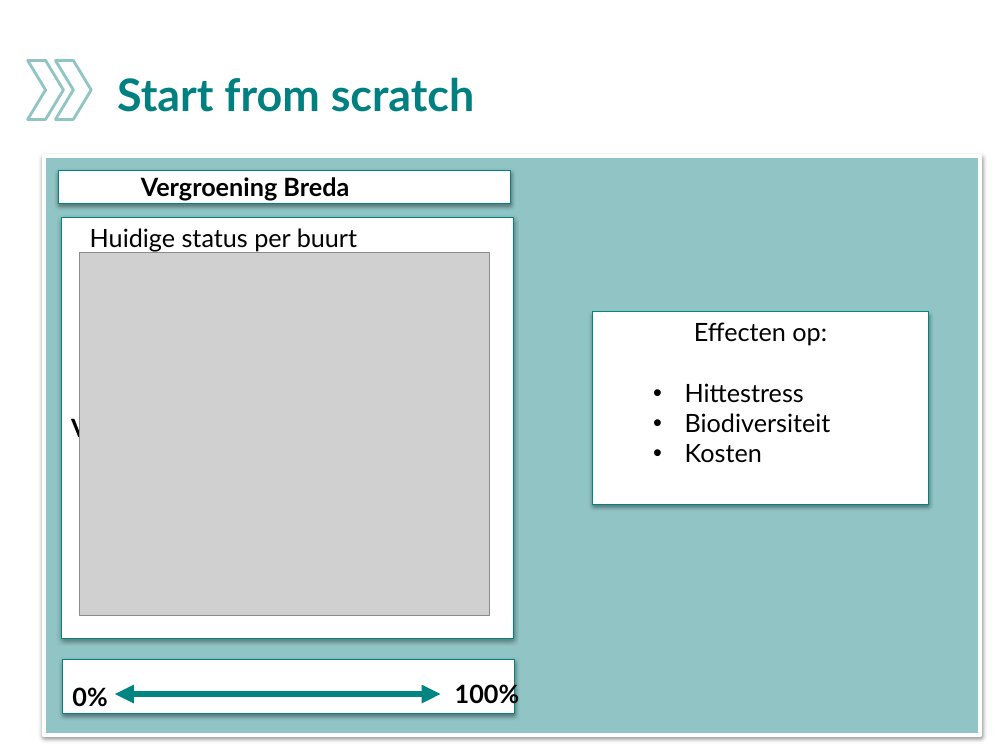
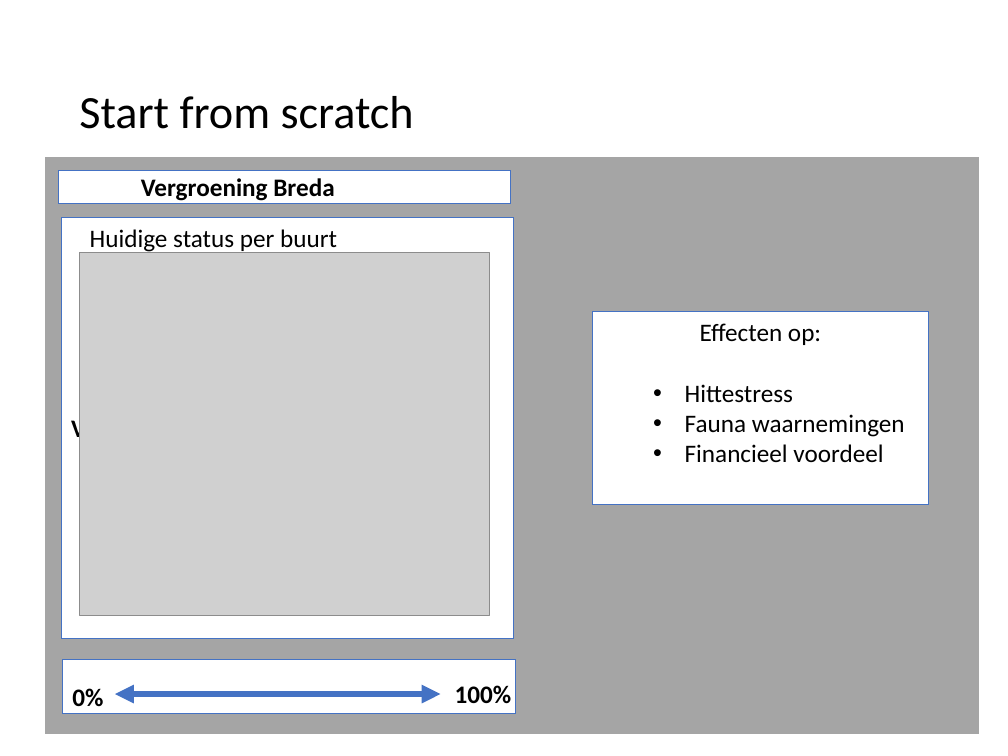
Before and after one commit to esquire900/hackaton-2020, a slide deck: slide 5 of presentatie.pptx. Drawn at 1008x756 pixels with LibreOffice and Linux fonts; fonts in the diff are those of the drawing; grey boxes stand for pictures; background and template pictures are left out. Boxes give left, top, right and bottom in pixels: in the first picture for what was removed or moved away, otherwise in the second. Text is boxed around its words. In the diff, an @@ line names an element or a change of style, - is before the commit and + after.

```diff
--- a/presentatie.pptx
+++ b/presentatie.pptx
@@ title "Start from scratch": place and size @@
-title "Start from scratch" at [117, 77, 475, 112]
+title "Start from scratch" at [79, 96, 414, 129]
@@ title "Start from scratch" at [79, 96, 414, 129]: size 32 to 33 pt, font Lato to Calibri, text colour #008080 to #000000, bold off; line spacing 1 to 0.9 @@
@@ chevron removed at [28, 60, 64, 119] @@
@@ chevron removed at [55, 60, 91, 119] @@
@@ rectangle at [43, 156, 980, 735]: fill #90C4C5 to #A5A5A5; outline #FFFFFF 3 pt to #FFFFFF 1.5 pt; shadow off @@
@@ outline #008683 0.75 pt to #4472C4 0.5 pt; shadow off in 3 elements at [62, 659, 515, 714], [593, 311, 928, 504], [58, 170, 511, 204] @@
@@ rectangle "Vergroening Breda" at [61, 218, 514, 638]: font Lato to Calibri; outline #008683 0.75 pt to #4472C4 0.5 pt; shadow off @@
@@ font Lato to Calibri in 4 elements at [72, 688, 103, 707], [455, 685, 512, 704], [141, 178, 334, 201], [90, 229, 337, 254] @@
@@ text in rectangle at [685, 323, 821, 403]: font Lato to Calibri in "Effecten op:", "Hittestress" @@
@@ text in rectangle at [685, 414, 905, 463]: text changed; font Lato to Calibri @@
-  • Biodiversiteit
-  • Kosten
+  • Fauna waarnemingen
+  • Financieel voordeel
@@ double arrow (115, 695) - (440, 695): stroke #008683 4.5 pt to #4472C4 4.5 pt @@
```
Also in this commit, not shown: 12 other slides changed, 1 slide added, 2 slides removed, 2 other files.
